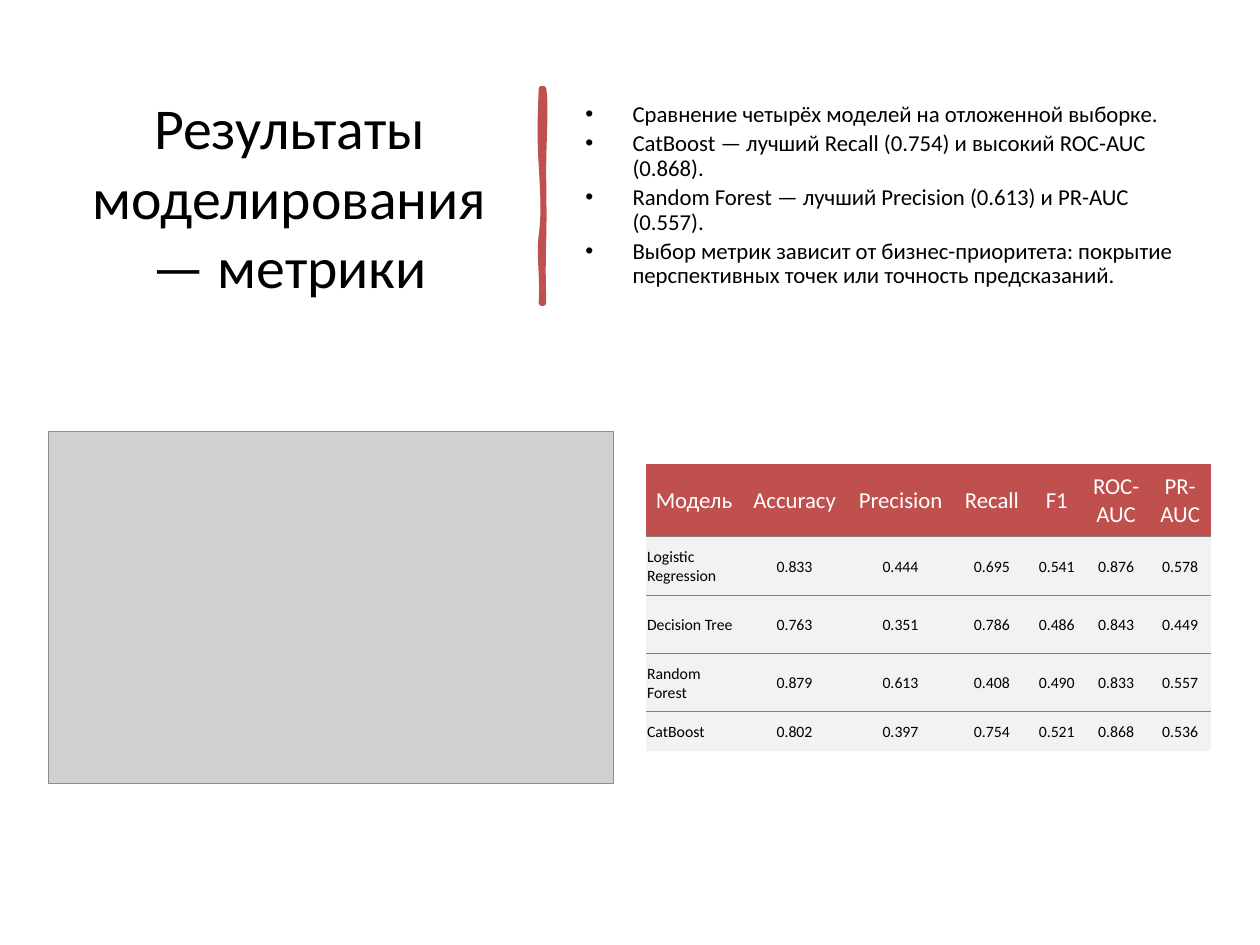
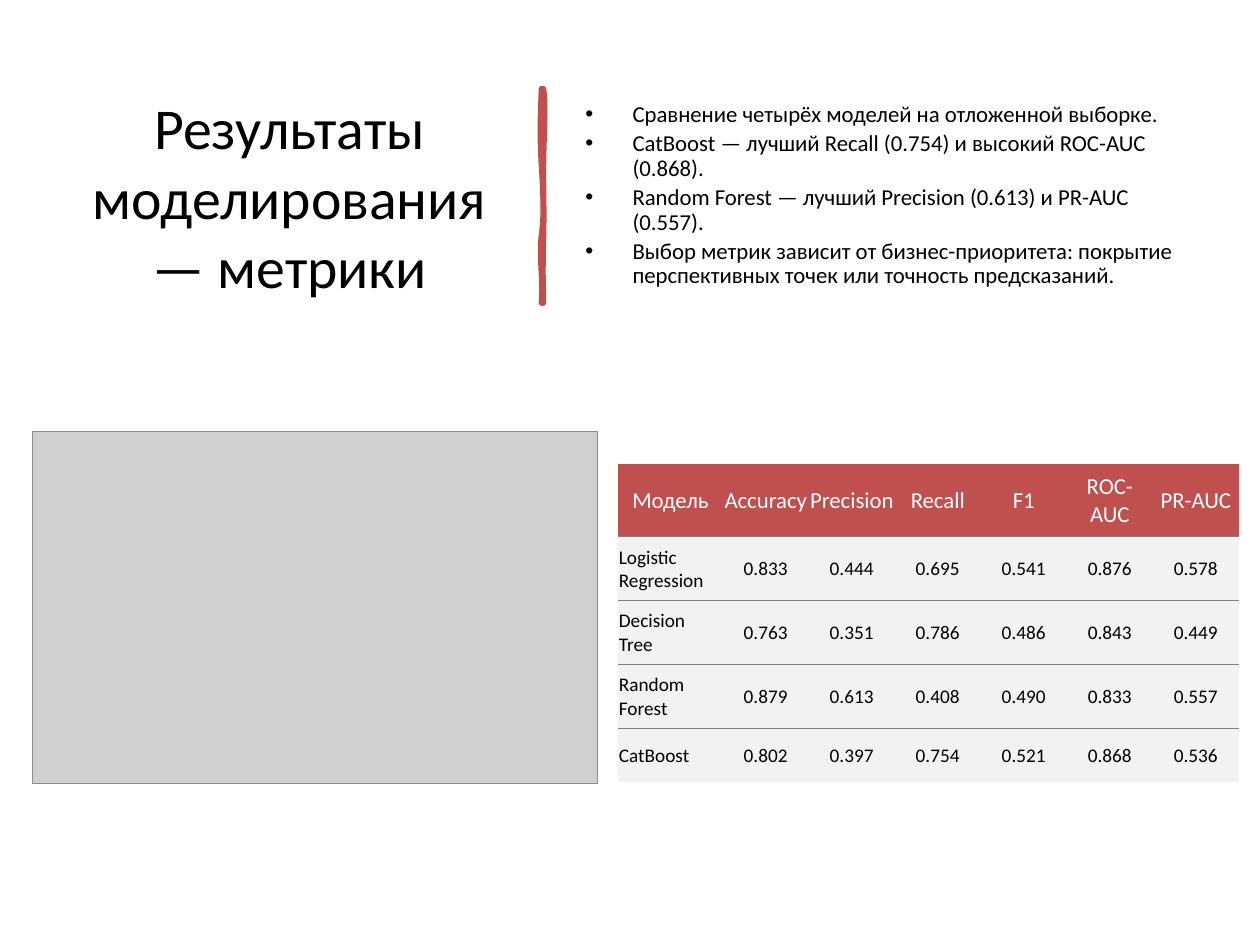
Before and after one commit to antgursky/final-project-atm-analysis, a slide deck: slide 14 of notebooks/Gursky_ATM.pptx. Drawn at 1260x945 pixels with LibreOffice and Linux fonts; fonts in the diff are those of the drawing; grey boxes stand for pictures. Boxes give left, top, right and bottom in pixels: in the first picture for what was removed or moved away, otherwise in the second. Text is boxed around its words. In the diff, an @@ line names an element or a change of style, - is before the commit and + after.

```diff
--- a/notebooks/Gursky_ATM.pptx
+++ b/notebooks/Gursky_ATM.pptx
@@ picture: place and size @@
-picture at (48, 432, 614, 784)
+picture at (33, 432, 598, 784)
@@ table at (619, 464, 1237, 779) @@
@@ size 9 to 11 pt in "Logistic Regression", "0.833", "0.444", "0.695" and 24 more places @@
@@ table: place and size @@
-table at (646, 464, 1211, 752)
+table at (619, 464, 1237, 779)
```
Also in this commit, not shown: 2 other slides changed, 7 other files.
